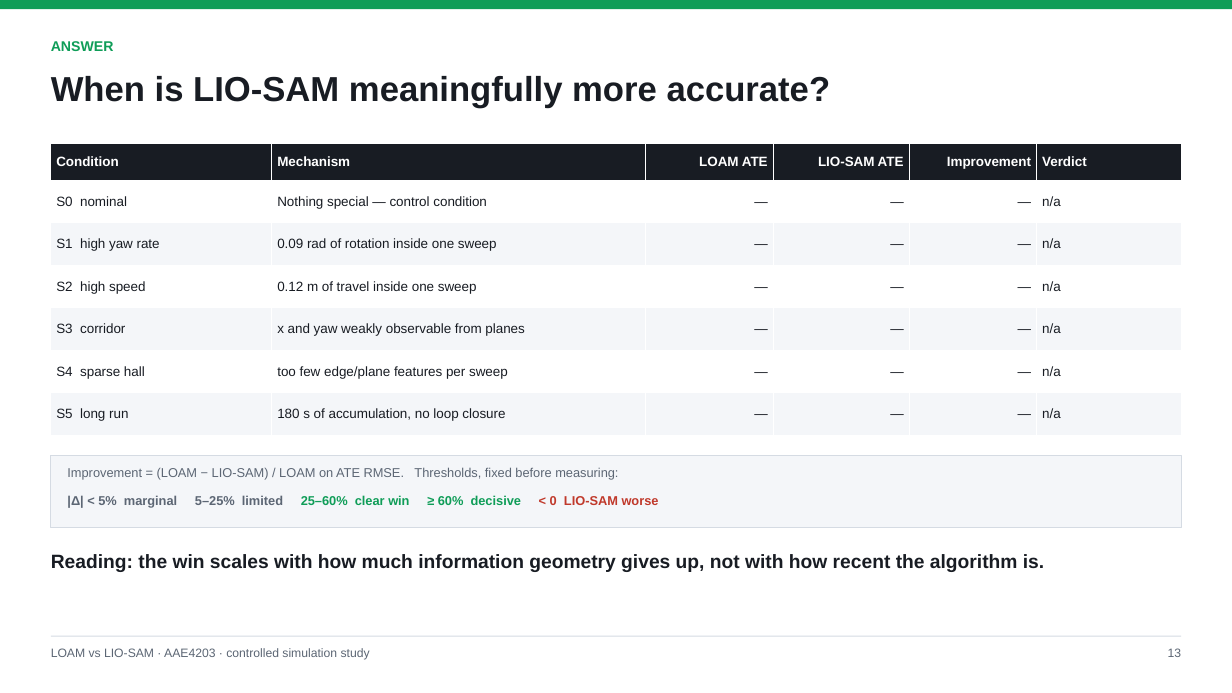
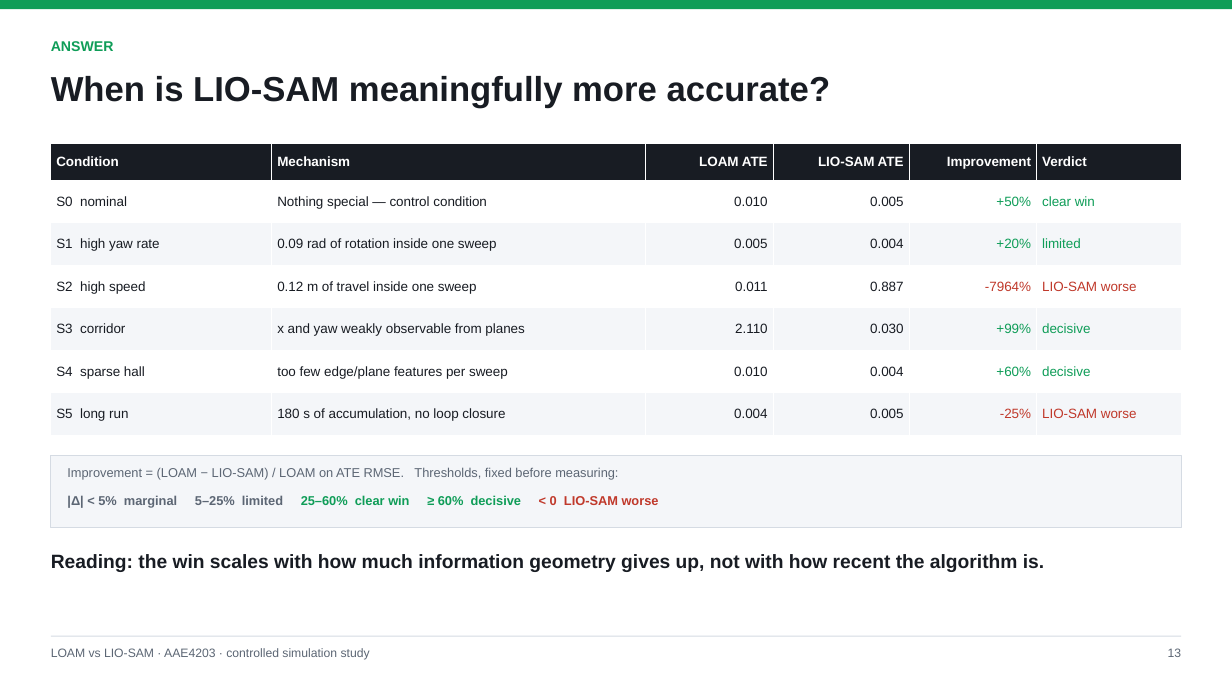
Before and after one commit to broken-pear/AAE4203_LIOSAM_demo, a slide deck: slide 14 of report/LOAM_vs_LIOSAM_comparison.pptx. Drawn at 1232x693 pixels with LibreOffice and Linux fonts; fonts in the diff are those of the drawing. Boxes give left, top, right and bottom in pixels: in the first picture for what was removed or moved away, otherwise in the second. Text is boxed around its words. In the diff, an @@ line names an element or a change of style, - is before the commit and + after.

Commit message:
Put the failure on the summary and closing slides, next to the wins
The six-scenario table now says two opposite things at once: LIO-SAM is better in five scenarios, by 98.6% in the corridor, and it diverges in the sixth (0.887 m against LOAM's 0.011 m at 1.2 m/s). A deck that reports the first three numbers on its opening slide and stops is advertising, not analysis - so both the executive summary and the closing slide now detect a scenario where LIO-SAM is more than ten times worse than the baseline and state it with the numbers, in the same voice as the wins.

Also records the measured table in results/tables/all_runs.csv, which is tracked, so the report's numbers live in the repository rather than only on the machine that produced them. Figures are not in the repository, so the deck renders 'figure pending' until it is rebuilt where results/figures/ exists.

```diff
--- a/report/LOAM_vs_LIOSAM_comparison.pptx
+++ b/report/LOAM_vs_LIOSAM_comparison.pptx
@@ table at <box>51,143,1181,435</box> @@
-row 2: S0 nominal | Nothing special — control condition | — | — | — | n/a
+row 2: S0 nominal | Nothing special — control condition | 0.010 | 0.005 | +50% | clear win
-row 3: S1 high yaw rate | 0.09 rad of rotation inside one sweep | — | — | — | n/a
+row 3: S1 high yaw rate | 0.09 rad of rotation inside one sweep | 0.005 | 0.004 | +20% | limited
-row 4: S2 high speed | 0.12 m of travel inside one sweep | — | — | — | n/a
+row 4: S2 high speed | 0.12 m of travel inside one sweep | 0.011 | 0.887 | -7964% | LIO-SAM worse
-row 5: S3 corridor | x and yaw weakly observable from planes | — | — | — | n/a
+row 5: S3 corridor | x and yaw weakly observable from planes | 2.110 | 0.030 | +99% | decisive
-row 6: S4 sparse hall | too few edge/plane features per sweep | — | — | — | n/a
+row 6: S4 sparse hall | too few edge/plane features per sweep | 0.010 | 0.004 | +60% | decisive
-row 7: S5 long run | 180 s of accumulation, no loop closure | — | — | — | n/a
+row 7: S5 long run | 180 s of accumulation, no loop closure | 0.004 | 0.005 | -25% | LIO-SAM worse
```
Also in this commit, not shown: 5 other slides changed, 2 other files.
